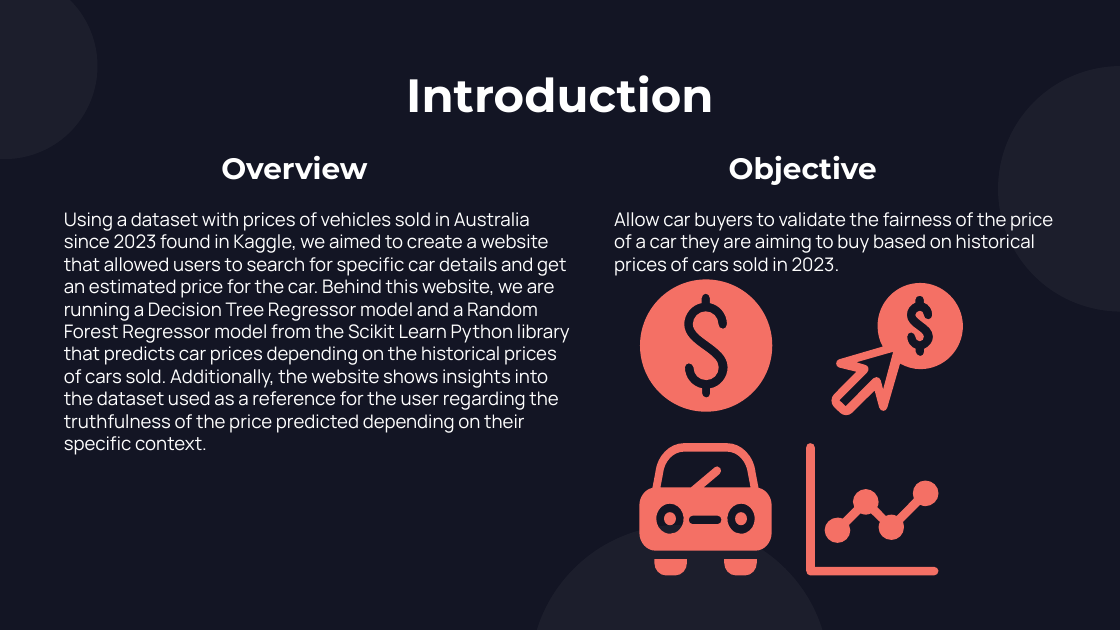
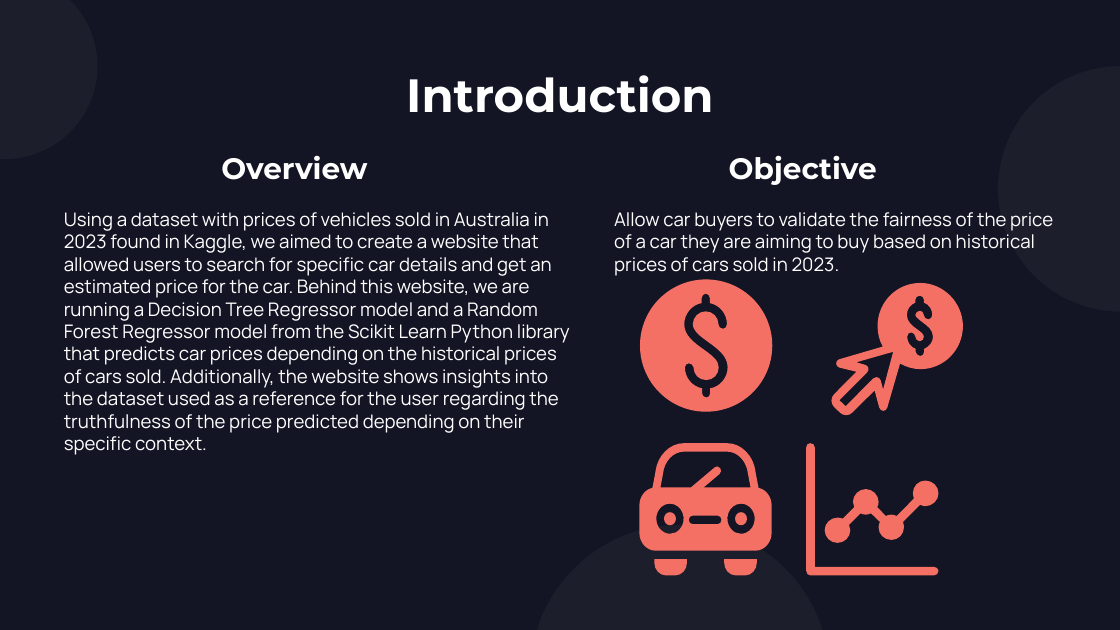
Before and after one commit to zquiroga/Project-4---Group-No.1, a slide deck: slide 3 of Presentation.pptx. Drawn at 1120x630 pixels with LibreOffice and Linux fonts; fonts in the diff are those of the drawing; background and template pictures are left out. Boxes give left, top, right and bottom in pixels: in the first picture for what was removed or moved away, otherwise in the second. Text is boxed around its words. In the diff, an @@ line names an element or a change of style, - is before the commit and + after.

```diff
--- a/Presentation.pptx
+++ b/Presentation.pptx
@@ subtitle at (64, 212, 570, 455): text changed @@
-Using a dataset with prices of vehicles sold in Australia since 2023 found in Kaggle, we aimed to create a website that allowed users to search for specific car details and get an estimated price for the car. Behind this website, we are running a Decision Tree Regressor model and a Random Forest Regressor model from the Scikit Learn Python library that predicts car prices depending on the historical prices of cars sold. Additionally, the website shows insights into the dataset used as a reference for the user regarding the truthfulness of the price predicted depending on their specific context.
+Using a dataset with prices of vehicles sold in Australia in 2023 found in Kaggle, we aimed to create a website that allowed users to search for specific car details and get an estimated price for the car. Behind this website, we are running a Decision Tree Regressor model and a Random Forest Regressor model from the Scikit Learn Python library that predicts car prices depending on the historical prices of cars sold. Additionally, the website shows insights into the dataset used as a reference for the user regarding the truthfulness of the price predicted depending on their specific context.
```
Also in this commit, not shown: 4 other slides changed, 1 slide added, 10 other files.
